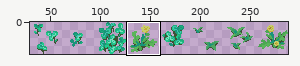
Edited in one commit: sprite sheet (grow_up_game_jam_2025/Assets/Sprites/NonPlayerPlants.png). Above, an overview of the earlier version with the close-up marked.
Close-up. Before:
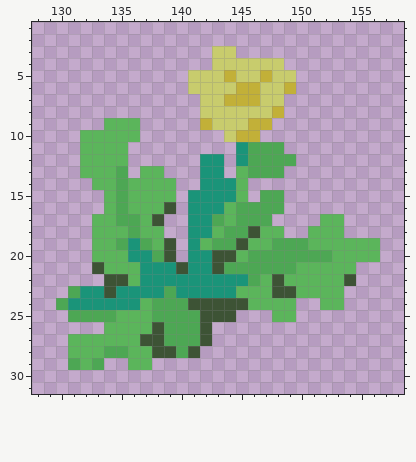
The file is 288x32 pixels. Shown: x 128..158, y 1..31. The wide view leaves out empty margins.
Now the later version:
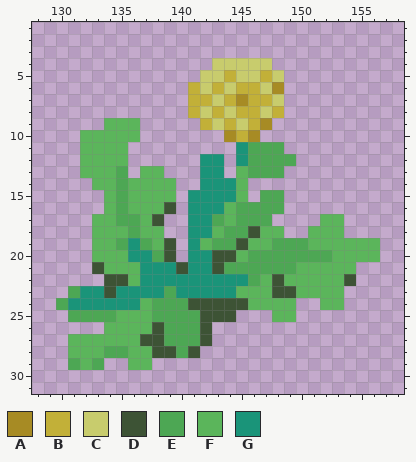
Palette (. is transparent): A #a78b24  B #c2b038  C #c8cc6d  D #3d5335  E #4da754  F #5bb55b  G #1a9479
Change:
y 3: x 143..144 CC -> ..
y 4: x 148 C -> .
y 5: x 141 C -> .; x 149 C -> .
y 6: x 141 C -> B; x 143 C -> B; x 148..149 CB -> A.
y 7: x 141..142 .C -> BB; x 145 B -> A; x 147 C -> B
y 8: x 141 . -> B; x 143 C -> B; x 145..146 CC -> BB
y 9: x 144 C -> B; x 147 B -> A
y 10: x 144 C -> A; x 146 B -> A
Changed places in both close-ups, as pixel boxes (x1, y1, x2, y2):
changed: (188, 46, 296, 142)
